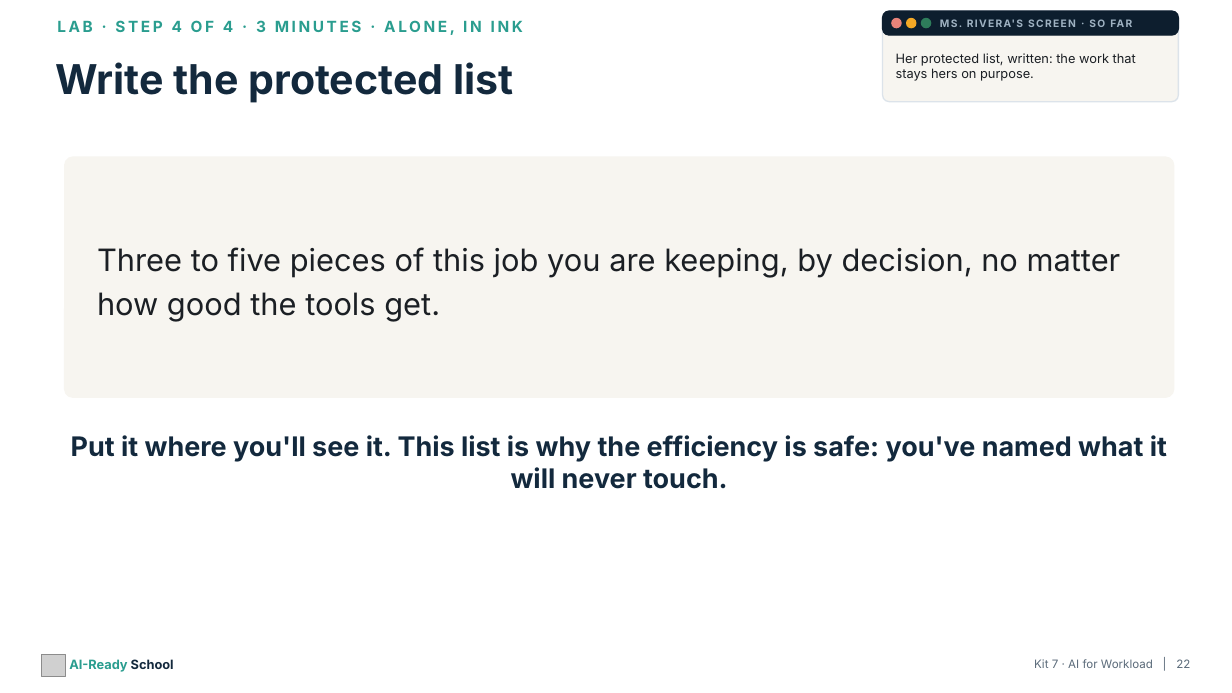
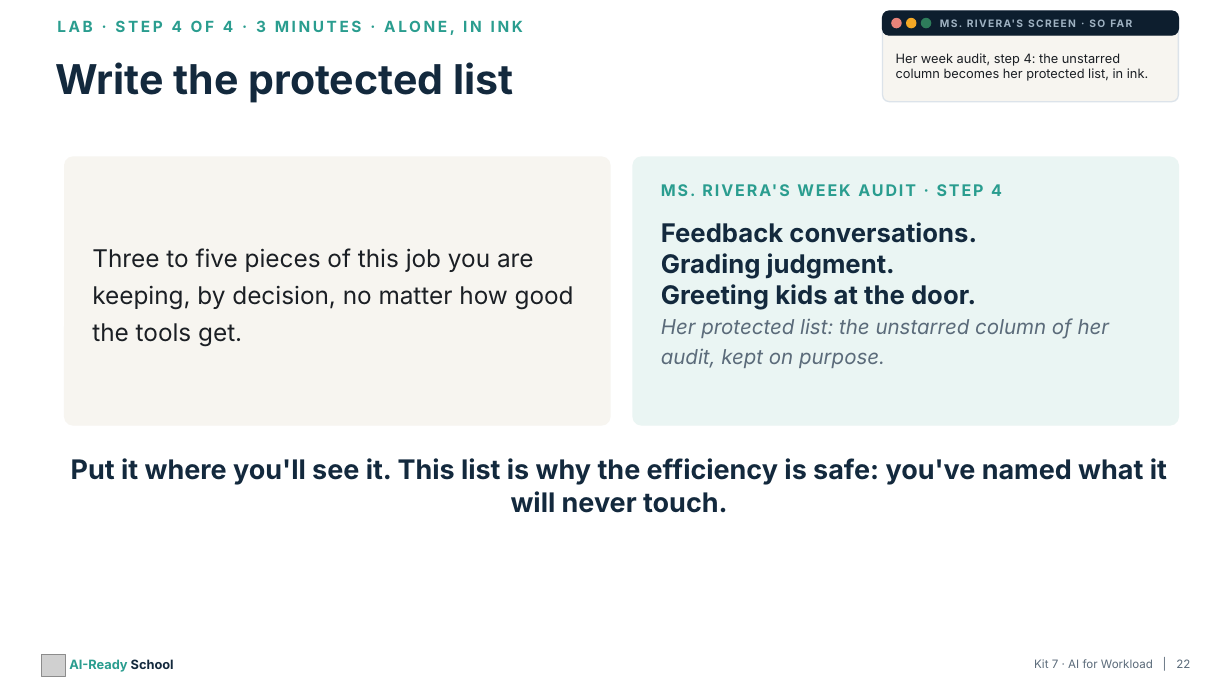
Before and after one commit to aspinozzi1/Ai-School-Ready, a slide deck: slide 22 of kits/kit07/Kit07_PresentationDeck.pptx. Drawn at 1232x693 pixels with LibreOffice and Linux fonts; fonts in the diff are those of the drawing; grey boxes stand for pictures. Boxes give left, top, right and bottom in pixels: in the first picture for what was removed or moved away, otherwise in the second. Text is boxed around its words. In the diff, an @@ line names an element or a change of style, - is before the commit and + after.

```diff
--- a/kits/kit07/Kit07_PresentationDeck.pptx
+++ b/kits/kit07/Kit07_PresentationDeck.pptx
@@ text at bbox=[896, 53, 1148, 81]: text changed @@
-Her protected list, written: the work that stays hers on purpose.
+Her week audit, step 4: the unstarred column becomes her protected list, in ink.
@@ rounded rectangle: place and size @@
-rounded rectangle at bbox=[65, 157, 1174, 397]
+rounded rectangle at bbox=[65, 157, 610, 425]
@@ rounded rectangle at bbox=[65, 157, 610, 425]: proportions changed @@
@@ rounded rectangle added at bbox=[633, 157, 1178, 425], fill #EAF5F3, outline #EAF5F3 1 pt @@
@@ text "Three to five pieces of ..." at bbox=[92, 248, 574, 346]: size 24 to 19 pt; line spacing 1.2 to 1.25 @@
@@ text added at bbox=[678, 184, 1002, 196], 12.5 pt, text #2A9D8F, bold @@
+MS. RIVERA'S WEEK AUDIT · STEP 4
@@ text added at bbox=[661, 222, 1110, 368], 20 pt, text #13293D, bold @@
+Feedback conversations.
+Grading judgment.
+Greeting kids at the door.
+Her protected list: the unstarred column of her audit, kept on purpose.
@@ text "Put it where you'll see ...": place and size @@
-text "Put it where you'll see ..." at bbox=[71, 435, 1167, 489]
+text "Put it where you'll see ..." at bbox=[71, 458, 1167, 513]
```
Also in this commit, not shown: 5 other slides changed, 11 other files.
